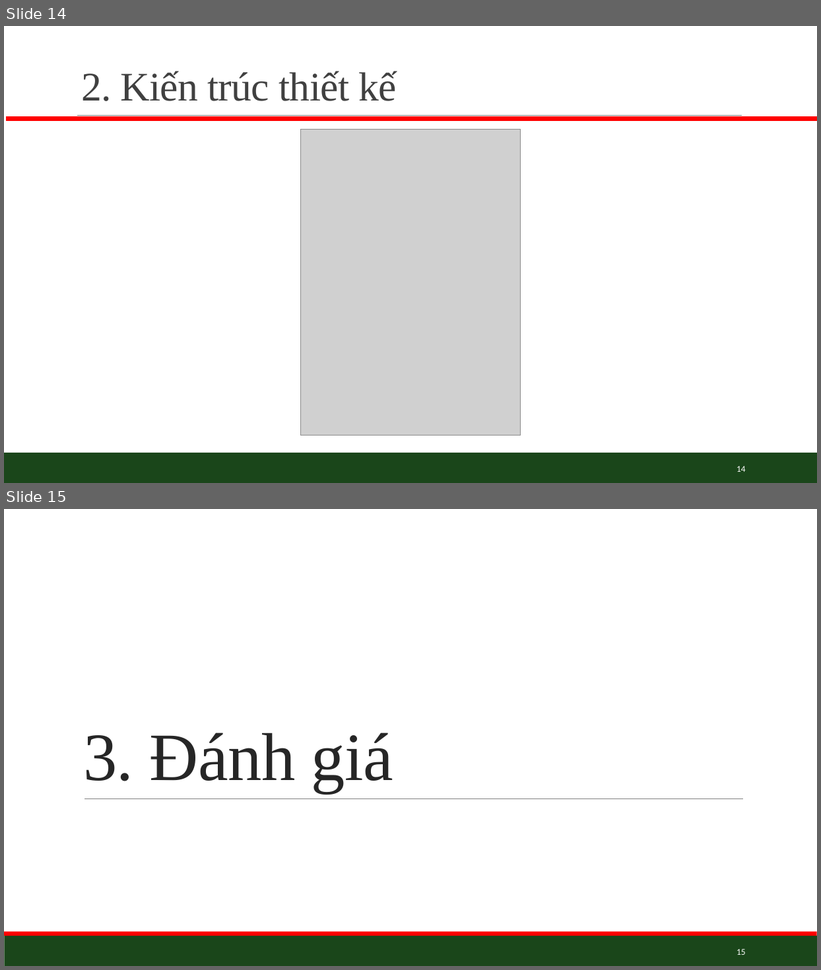
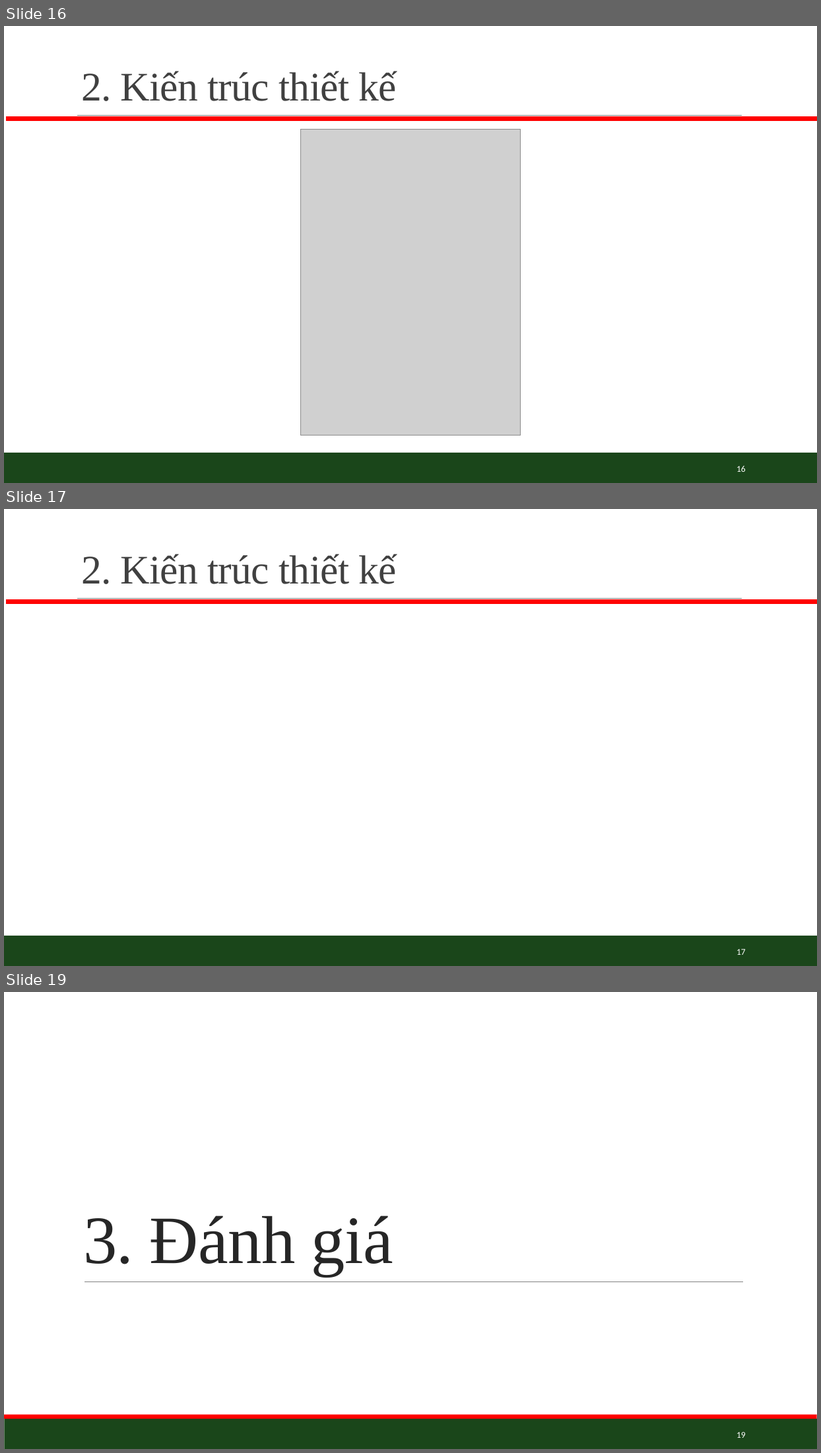
Before and after one commit to dangviethung096/DATN, a slide deck: Slide_DATN.pptx. Shown one above the other, each under a label of ours: slides 14 and 15 before the commit, slides 16, 17 and 19 after it; the slides between them are not shown. The pictures are 821x970 and 821x1453 pixels, drawn with LibreOffice and Linux fonts; fonts in the diff are those of the drawing; grey boxes stand for pictures. Boxes give left, top, right and bottom in pixels: in the first picture for what was removed or moved away, otherwise in the second. Text is boxed around its words. In the diff, an @@ line names an element or a change of style, - is before the commit and + after.

```diff
--- a/Slide_DATN.pptx
+++ b/Slide_DATN.pptx
@@ slide 17 added at (4,509,817,966), background #FFFFFF; not listed: 3 template elements that a slide beside it also shows @@
@@ title added at (81,554,396,584), 48 pt, text #404040 @@
+2. Kiến trúc thiết kế
@@ page number added at (737,949,746,955), 10.5 pt, text #FFFFFF @@
+17
@@ what was slide 14 is now slide 16 @@
@@ page number at (737,466,746,472): text changed @@
-14
+16
@@ what was slide 15 is now slide 19 @@
@@ page number at (737,1432,746,1438): text changed @@
-15
+19
```
Also in this commit, not shown: 3 slides changed, 4 other slides added.
